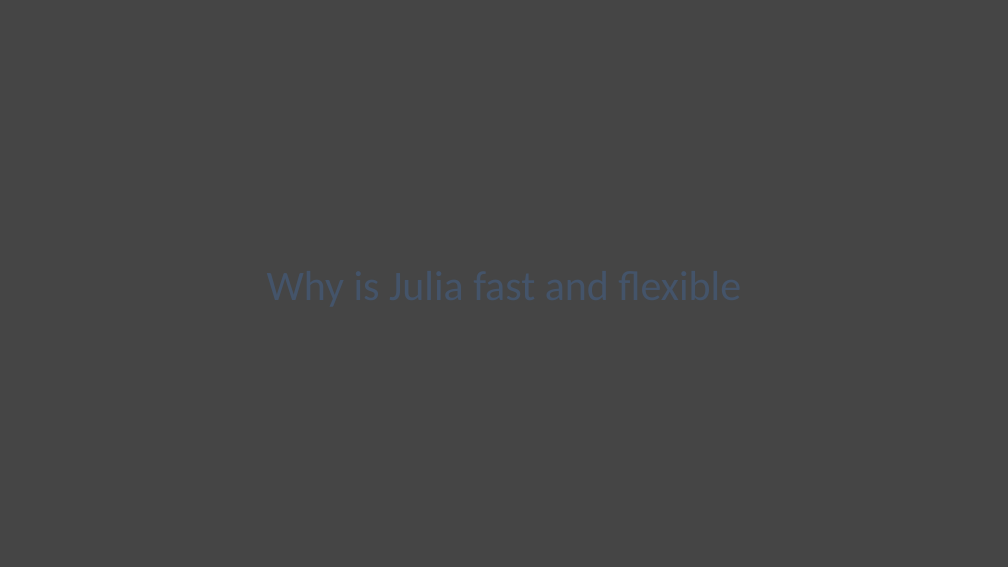
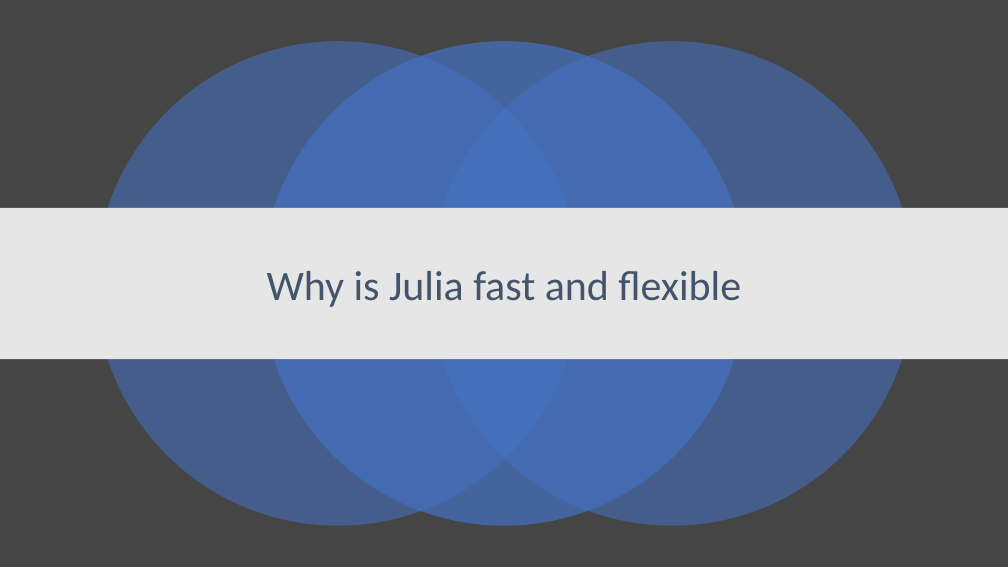
Before and after one commit to senresearch/julia-intro-docs, a slide deck: slide 1 of notebooks/xiaoqi-why-julia-fast.pptx. Drawn at 1008x567 pixels with LibreOffice and Linux fonts; fonts in the diff are those of the drawing. Boxes give left, top, right and bottom in pixels: in the first picture for what was removed or moved away, otherwise in the second. Text is boxed around its words. In the diff, an @@ line names an element or a change of style, - is before the commit and + after.

```diff
--- a/notebooks/xiaoqi-why-julia-fast.pptx
+++ b/notebooks/xiaoqi-why-julia-fast.pptx
@@ ellipse added at [95, 42, 580, 526], fill #4472C4 at 55% opacity @@
@@ ellipse added at [262, 42, 746, 526], fill #4472C4 at 70% opacity @@
@@ ellipse added at [430, 42, 914, 526], fill #4472C4 at 55% opacity @@
@@ rectangle added at [0, 208, 1008, 359], fill #E7E6E6 @@
@@ title added at [267, 271, 741, 307], 40 pt, text #44546A @@
+Why is Julia fast and flexible
```
Also in this commit, not shown: 6 other slides changed, 8 other files.
